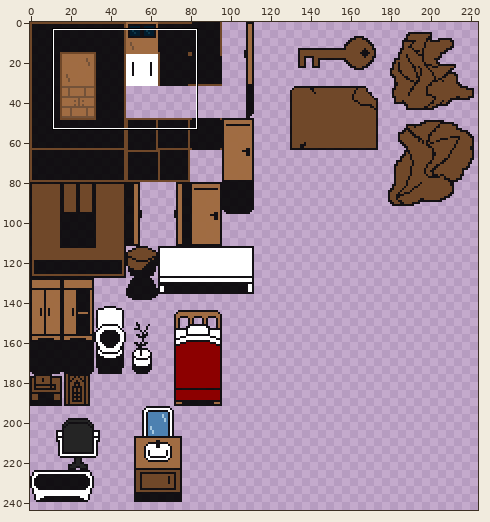
Sprite sheet, stored at assets/tilesets/tilemap_home.png. Above, an overview of the earlier version with the close-up marked.
Close-up. Before:
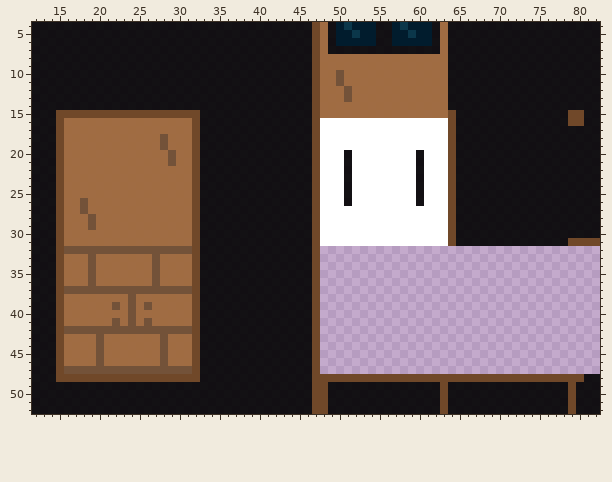
The file is 224x320 pixels. Shown: x 12..82, y 4..52. The wide view leaves out empty margins. The commit also changed other parts of the picture, which this record leaves out.
Now the later version:
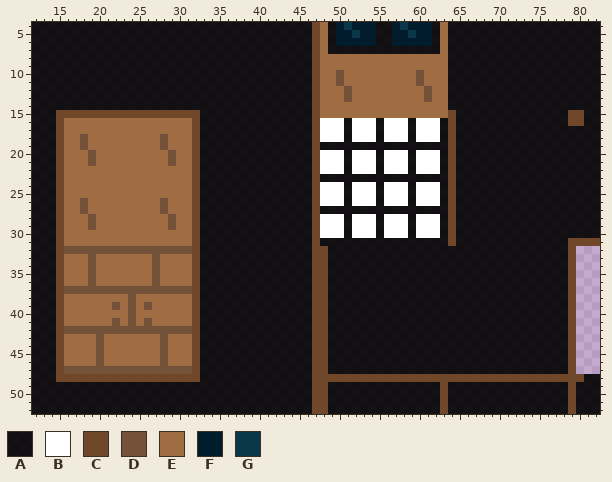
Palette (. is transparent): A #000000e6  B #ffffff  C #6f4727fc  D #735239  E #a06b41fc  F #011c2d  G #0b374a
The edit:
y 10..11: x 60 E -> D
y 12..13: x 61 E -> D
y 16..17: x 51 B -> A; x 55 B -> A; x 59 B -> A; x 63 B -> A
y 18: x 18 E -> D; x 51 B -> A; x 55 B -> A; x 59 B -> A; x 63 B -> A
y 19: x 18 E -> D; x 48..63 BBBBBBBBBBBBBBBB -> AAAAAAAAAAAAAAAA
y 20..21: x 19 E -> D; x 55 B -> A; x 59..60 BA -> AB; x 63 B -> A
y 22: x 55 B -> A; x 59..60 BA -> AB; x 63 B -> A
y 23: x 48..50 BBB -> AAA; x 52..59 BBBBBBBB -> AAAAAAAA; x 61..63 BBB -> AAA
y 24..25: x 55 B -> A; x 59..60 BA -> AB; x 63 B -> A
y 26: x 28 E -> D; x 55 B -> A; x 59..60 BA -> AB; x 63 B -> A
y 27: x 28 E -> D; x 48..63 BBBBBBBBBBBBBBBB -> AAAAAAAAAAAAAAAA
y 28..29: x 29 E -> D; x 51 B -> A; x 55 B -> A; x 59 B -> A; x 63 B -> A
y 30: x 51 B -> A; x 55 B -> A; x 59 B -> A; x 63 B -> A
y 31: x 48..63 BBBBBBBBBBBBBBBB -> AAAAAAAAAAAAAAAA
y 32..47: x 48..79 ................................ -> CAAAAAAAAAAAAAAAAAAAAAAAAAAAAAAC
Changed places in both close-ups, as pixel boxes (x1, y1, x2, y2):
changed: (320, 70, 576, 374)
changed: (80, 134, 96, 166)
changed: (160, 198, 176, 230)
